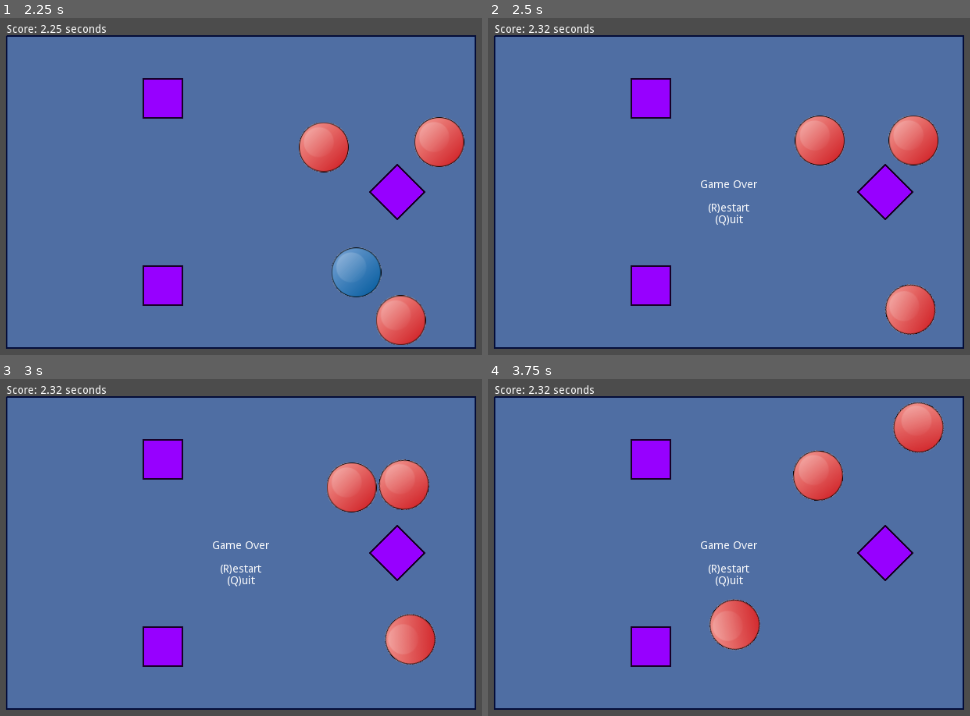
Above: before the commit, frames 1-4 (two rows, left to right).
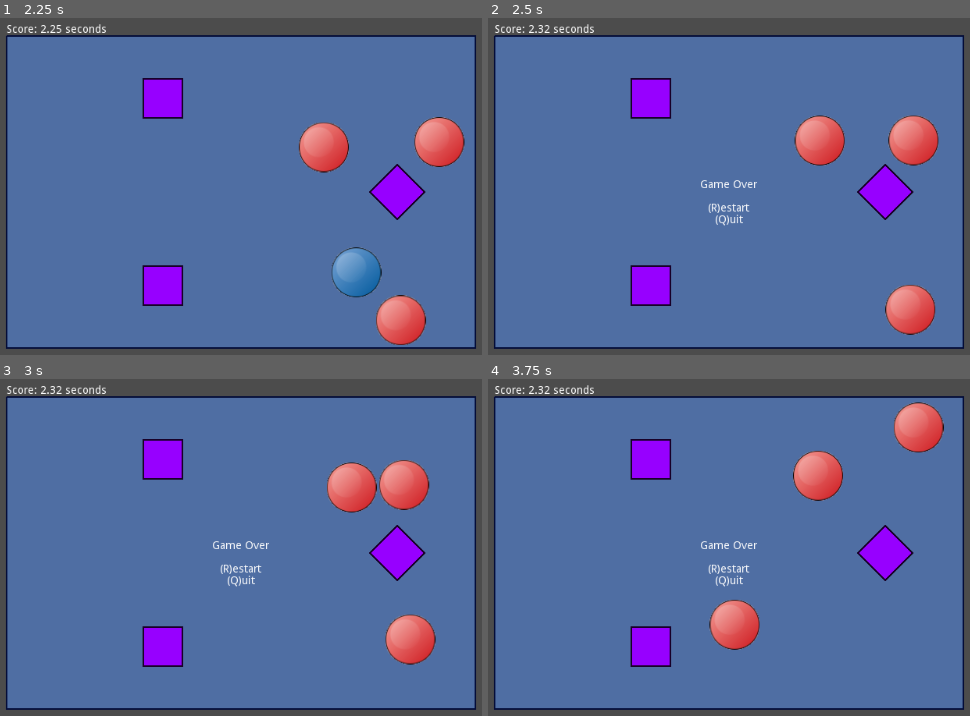
Above: after the commit, the same moments.

Repository: danieljohnson2/Bouncy
Game: Godot game, scene res://Bouncy.tscn
Same seed, same stepped clock (60 frames per second), same inputs: the game is played once before the commit and once after it.
Inputs:
- Up to frame 1 (2.25 s): hold Right (ui_right) 0.53-1.28 s; hold Down (ui_down) 1.28-2.03 s; hold Right (ui_right) from 2.03 s (still down)
- Up to frame 2 (2.5 s): keep holding Right (ui_right)
- Up to frame 3 (3 s): release Right (ui_right) at 2.78 s; hold Up (ui_up) from 2.78 s (still down)
- Up to frame 4 (3.75 s): release Up (ui_up) at 3.53 s; hold Left (ui_left) from 3.53 s (still down)

Frame 1 is identical in both runs. In frame 2, less than 0.1% of the frame differs, in the area x 82-93%, y 78-95%; in frame 3, 0.5%; in frame 4, 0.8%, in the area x 45-95%, y 6-81%.

Commit message:
Add code to reset rotations, since damping isn't quite doing it.

Diff:
--- a/Nemesis.gd
+++ b/Nemesis.gd
@@ -15,3 +15,5 @@
 		var offset = Vector2(rand_range(-1, 1), rand_range(-1,1)) * change_size
 		self.linear_velocity += offset
 		change_size *= 1.25
+
+	self.rotation = 0 # damping isn't always effective
--- a/Player.gd
+++ b/Player.gd
@@ -26,6 +26,8 @@
 		if Input.is_action_pressed(action):
 			self.apply_impulse(Vector2(), directions[action] * acc * delta)
 
+	self.rotation = 0 # damping isn't always effective
+
 # Game over if we contact any 'nemisis'
 func _on_Ball_body_entered(body):
 	if body.is_in_group("nemesis"): die()
